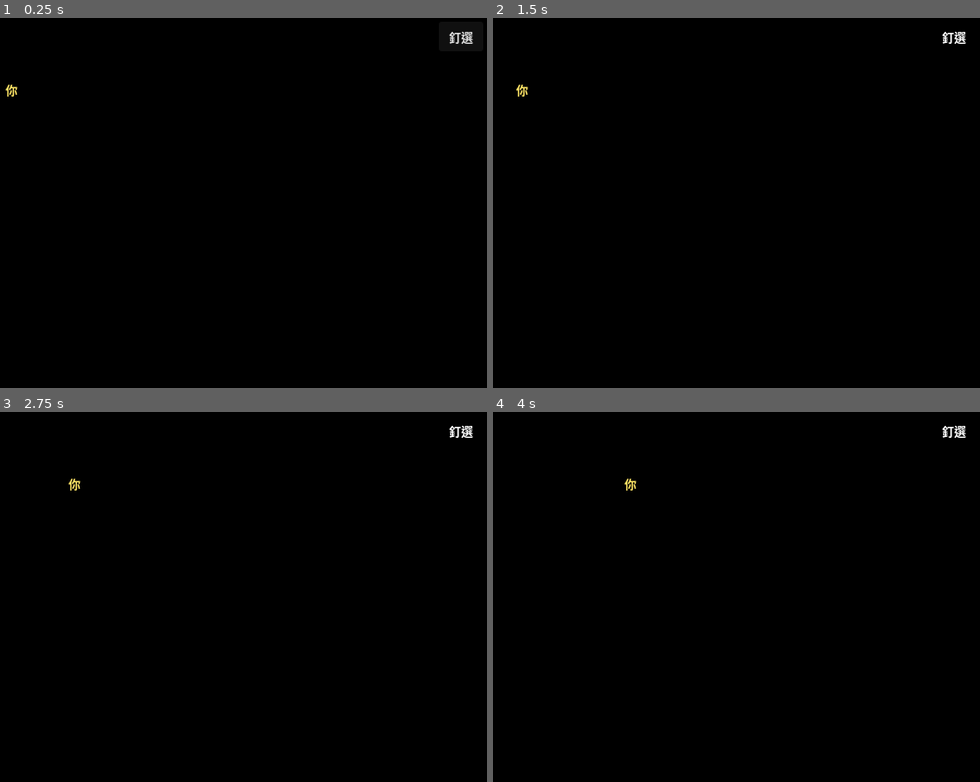
Above: before the commit, frames 1-4 (two rows, left to right).
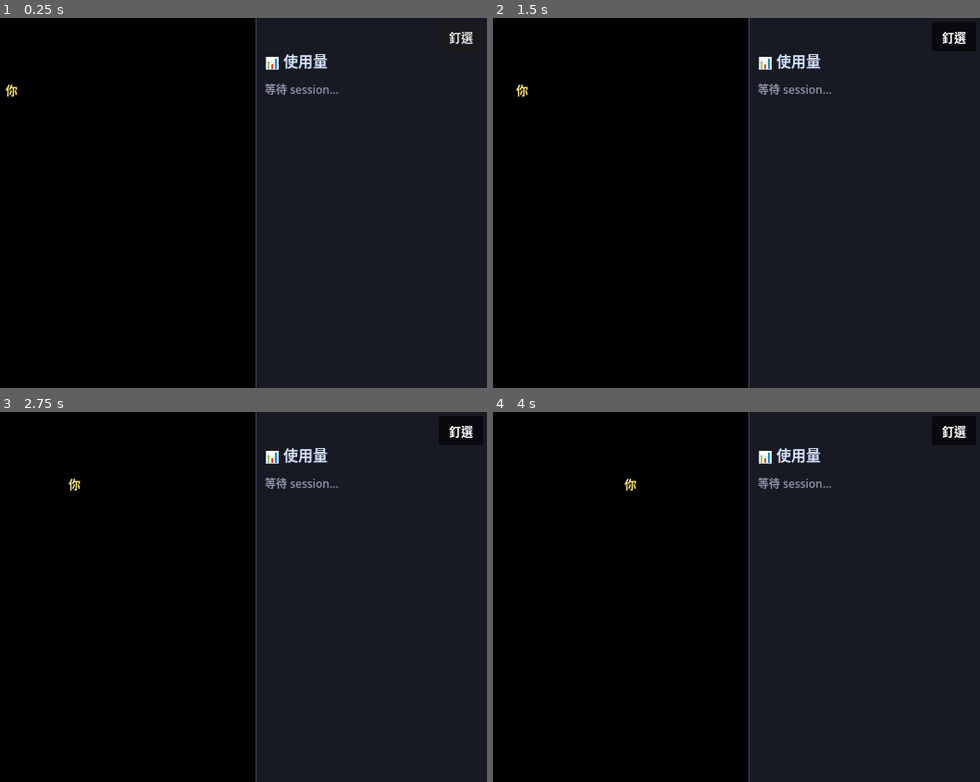
Above: after the commit, the same moments.

Repository: james10120/Deskbots
Game: Godot game, scene res://main.tscn
Two runs of this game, one before a commit and one after it. Both use one fixed random seed, a clock stepped at 60 frames per second and the inputs below.
Inputs (mouse positions are in pixels of both pictures, inside the frame that each line leads up to):
- Up to frame 1 (0.25 s): no input
- Up to frame 2 (1.5 s): click "釘選" at 0.5 s; tap Enter at 1.25 s; move the mouse to (814, 184) at 1.27 s; hold Right (ui_right) from 1.28 s (still down); click (814, 184) at 1.42 s
- Up to frame 3 (2.75 s): release Right (ui_right) at 2 s; drag from (73, 615) to (160, 671) at 2.02 s
- Up to frame 4 (4 s): tap Space at 2.75 s; move the mouse to (741, 515) at 2.77 s; hold Right (ui_right) 2.78-3.5 s; click (741, 515) at 2.92 s; drag from (653, 671) to (507, 541) at 3.52 s

The runs differ from the first frame. In frame 1, 47% of the frame differs, in the area x 52-100%, y 0-100%; in frame 2, 47%; in frame 3, 47%; in frame 4, 47%.

Commit message:
右側 token 用量面板 + 乾淨安裝/還原生命週期
- usage_poll.py：背景增量解析各 session transcript，算 in/out/cache
  tokens、回合、context 佔用 → runtime/usage.json
- main.gd：視窗加寬，右側內嵌用量面板（每卡狀態色點/tokens/回合/
  context 進度條 + 合計），點卡片＝跳到對應 session
- apply_settings.py：改非破壞性合併 + 對稱可逆 --remove，statusLine
  原值存 _funaiPrevStatusLine 移除時還原
- run_funai.cmd/.ps1：開→用→關生命週期，try/finally 保證關閉後
  停背景行程、還原全域設定、清 runtime，不汙染現有環境

Co-Authored-By: Claude Opus 4.8 <noreply@anthropic.com>

Diff:
--- a/godot/main.gd
+++ b/godot/main.gd
@@ -9,7 +9,13 @@
 const ROW_PHONE := 6   # 第7列：等待滑手機（12 格，正面）
 const ROW_READ := 7    # 第8列：休息看書（12 格，正面）
 const SESSIONS_DIR := "D:/Work/FunAI/runtime/sessions"
+const USAGE_FILE := "D:/Work/FunAI/runtime/usage.json"
 const TILED_DIR := "D:/Work/FunAI/assets/tiled/"
+
+# 右側使用量數據面板
+const PANEL_W := 250            # 面板寬（視窗在地圖右側多出這麼寬）
+const CONTEXT_MAX := 200000.0   # context 進度條的分母（超過就滿格、另顯真實數字）
+const USAGE_REFRESH := 1.0      # 面板多久刷新一次（秒）
 
 # 時間衰減（秒）：沒有「中斷」hook，靠 ts 變舊自我修正
 const DONE_DECAY := 5.0       # done 顯示一下就回 idle
@@ -81,6 +87,8 @@
 var _detail_dragging := false
 var _detail_drag_off := Vector2i()
 var _file_dialog: FileDialog   # 點空椅 → 選資料夾 → 開新 PowerShell+claude
+var _usage_box: VBoxContainer  # 右側數據面板的卡片容器（每次刷新重建內容）
+var _usage_t := 0.0            # 數據面板刷新計時
 
 func _input(event: InputEvent) -> void:
 	# 左鍵：點機器人→顯示進度氣泡；點空白→拖曳整個視窗
@@ -182,9 +190,11 @@
 		_draw_grid()
 		return
 	_make_player()
+	_build_usage_panel()
 	_make_pin_button()
 	_build_file_dialog()
 	_scan()   # 立即掃一次
+	_refresh_usage()
 
 func _process(delta: float) -> void:
 	_poll_t += delta
@@ -215,6 +225,12 @@
 			_refresh_detail()
 	elif _detail_win.visible and (_selected == "" or not _robots.has(_selected)):
 		_detail_win.hide()
+	# 右側數據面板：定期刷新（讀 usage.json）
+	if not _debug_mode and _usage_box != null:
+		_usage_t -= delta
+		if _usage_t <= 0.0:
+			_usage_t = USAGE_REFRESH
+			_refresh_usage()
 
 func _build_detail_window() -> void:
 	_detail_win = Window.new()
@@ -595,6 +611,184 @@
 func _on_pin_toggled(on: bool) -> void:
 	get_window().always_on_top = on
 
+# ── 右側使用量數據面板 ──────────────────────────────────────────
+func _build_usage_panel() -> void:
+	var cl := CanvasLayer.new()
+	add_child(cl)
+	var win := get_window().size
+	var panel := PanelContainer.new()
+	panel.position = Vector2(win.x - PANEL_W, 0)
+	panel.size = Vector2(PANEL_W, win.y)
+	var sb := StyleBoxFlat.new()
+	sb.bg_color = Color(0.10, 0.11, 0.15, 0.92)
+	sb.border_width_left = 1
+	sb.border_color = Color(0.26, 0.30, 0.42, 1.0)
+	sb.set_content_margin_all(10)
+	sb.content_margin_top = 34          # 讓出右上角的「釘選」鈕
+	panel.add_theme_stylebox_override("panel", sb)
+	cl.add_child(panel)
+	var outer := VBoxContainer.new()
+	outer.add_theme_constant_override("separation", 10)
+	panel.add_child(outer)
+	var title := Label.new()
+	title.text = "📊 使用量"
+	title.add_theme_font_size_override("font_size", 16)
+	title.add_theme_color_override("font_color", Color(0.82, 0.88, 1.0))
+	outer.add_child(title)
+	var scroll := ScrollContainer.new()
+	scroll.horizontal_scroll_mode = ScrollContainer.SCROLL_MODE_DISABLED
+	scroll.size_flags_vertical = Control.SIZE_EXPAND_FILL
+	scroll.size_flags_horizontal = Control.SIZE_EXPAND_FILL
+	outer.add_child(scroll)
+	_usage_box = VBoxContainer.new()
+	_usage_box.add_theme_constant_override("separation", 8)
+	_usage_box.size_flags_horizontal = Control.SIZE_EXPAND_FILL
+	scroll.add_child(_usage_box)
+
+func _refresh_usage() -> void:
+	if _usage_box == null:
+		return
+	var usage = _read_json(USAGE_FILE)
+	if usage == null:
+		usage = {}
+	for c in _usage_box.get_children():
+		c.queue_free()
+	# 依座位序排在場 session，畫面穩定不跳動
+	var sids := _robots.keys()
+	sids.sort_custom(func(a, b): return int(_robots[a].seat_idx) < int(_robots[b].seat_idx))
+	var t_in := 0; var t_out := 0; var t_cache := 0; var t_turns := 0
+	var shown := 0
+	for sid in sids:
+		var r = _robots[sid]
+		var u = usage.get(sid, null)
+		var col: Color = STATE_COLOR.get(str(r.state), Color.WHITE)
+		_usage_box.add_child(_usage_card(str(sid), str(r.project), col, u))
+		shown += 1
+		if u != null:
+			t_in += int(u.get("in", 0))
+			t_out += int(u.get("out", 0))
+			t_cache += int(u.get("cache", 0))
+			t_turns += int(u.get("turns", 0))
+	if shown == 0:
+		var empty := Label.new()
+		empty.text = "等待 session…"
+		empty.add_theme_font_size_override("font_size", 12)
+		empty.add_theme_color_override("font_color", Color(0.55, 0.58, 0.66))
+		_usage_box.add_child(empty)
+		return
+	# 合計列
+	var sep := HSeparator.new()
+	_usage_box.add_child(sep)
+	var tot := VBoxContainer.new()
+	tot.add_theme_constant_override("separation", 1)
+	var h := Label.new()
+	h.text = "合計 · %d session" % shown
+	h.add_theme_font_size_override("font_size", 12)
+	h.add_theme_color_override("font_color", Color(0.78, 0.82, 0.9))
+	tot.add_child(h)
+	var l := Label.new()
+	l.text = "in %s  out %s" % [_fmt_tok(t_in), _fmt_tok(t_out)]
+	l.add_theme_font_size_override("font_size", 12)
+	l.add_theme_color_override("font_color", Color(0.62, 0.66, 0.74))
+	tot.add_child(l)
+	var l2 := Label.new()
+	l2.text = "cache %s  ·  %d 回合" % [_fmt_tok(t_cache), t_turns]
+	l2.add_theme_font_size_override("font_size", 12)
+	l2.add_theme_color_override("font_color", Color(0.62, 0.66, 0.74))
+	tot.add_child(l2)
+	_usage_box.add_child(tot)
+
+func _on_usage_card_input(event: InputEvent, sid: String) -> void:
+	if event is InputEventMouseButton and event.button_index == MOUSE_BUTTON_LEFT and event.pressed:
+		if _robots.has(sid):
+			_on_robot_click(sid)   # 與點機器人一致：開/關該 session 對話卡
+			_refresh_usage()       # 立即更新卡片高亮
+
+func _usage_card(sid: String, project: String, col: Color, u) -> Control:
+	var card := PanelContainer.new()
+	var sb := StyleBoxFlat.new()
+	# 被點選的 session 卡片高亮邊框，呼應對話框正在看的對象
+	sb.bg_color = Color(0.17, 0.20, 0.28, 1.0) if sid == _selected else Color(0.14, 0.15, 0.20, 1.0)
+	if sid == _selected:
+		sb.set_border_width_all(1)
+		sb.border_color = Color(0.45, 0.6, 0.95, 1.0)
+	sb.set_corner_radius_all(8)
+	sb.set_content_margin_all(8)
+	card.add_theme_stylebox_override("panel", sb)
+	# 點卡片 = 跳到對應 session（同點機器人：開/關該 session 的對話卡）
+	card.mouse_filter = Control.MOUSE_FILTER_STOP
+	card.mouse_default_cursor_shape = Control.CURSOR_POINTING_HAND
+	card.gui_input.connect(func(e): _on_usage_card_input(e, sid))
+	var vb := VBoxContainer.new()
+	vb.add_theme_constant_override("separation", 3)
+	card.add_child(vb)
+	# 標題列：狀態色點 + 專案名
+	var hb := HBoxContainer.new()
+	hb.add_theme_constant_override("separation", 6)
+	var dot := ColorRect.new()
+	dot.color = col
+	dot.custom_minimum_size = Vector2(9, 9)
+	dot.size_flags_vertical = Control.SIZE_SHRINK_CENTER
+	hb.add_child(dot)
+	var name := Label.new()
+	name.text = project
+	name.add_theme_font_size_override("font_size", 13)
+	name.add_theme_color_override("font_color", Color(0.92, 0.94, 1.0))
+	name.clip_text = true
+	name.size_flags_horizontal = Control.SIZE_EXPAND_FILL
+	hb.add_child(name)
+	vb.add_child(hb)
+	if u == null:
+		var dash := Label.new()
+		dash.text = "—"
+		dash.add_theme_font_size_override("font_size", 12)
+		dash.add_theme_color_override("font_color", Color(0.5, 0.53, 0.6))
+		vb.add_child(dash)
+		return card
+	# tokens：in / out
+	var toks := Label.new()
+	toks.text = "in %s   out %s" % [_fmt_tok(int(u.get("in", 0))), _fmt_tok(int(u.get("out", 0)))]
+	toks.add_theme_font_size_override("font_size", 12)
+	toks.add_theme_color_override("font_color", Color(0.68, 0.72, 0.8))
+	vb.add_child(toks)
+	# cache + 回合
+	var meta := Label.new()
+	meta.text = "cache %s   ·   %d 回合" % [_fmt_tok(int(u.get("cache", 0))), int(u.get("turns", 0))]
+	meta.add_theme_font_size_override("font_size", 11)
+	meta.add_theme_color_override("font_color", Color(0.55, 0.58, 0.66))
+	vb.add_child(meta)
+	# context 佔用條
+	var ctx := int(u.get("context_now", 0))
+	var clab := Label.new()
+	clab.text = "context %s / %s" % [_fmt_tok(ctx), _fmt_tok(int(CONTEXT_MAX))]
+	clab.add_theme_font_size_override("font_size", 11)
+	clab.add_theme_color_override("font_color", Color(0.6, 0.64, 0.72))
+	vb.add_child(clab)
+	var pb := ProgressBar.new()
+	pb.max_value = CONTEXT_MAX
+	pb.value = clamp(float(ctx), 0.0, CONTEXT_MAX)
+	pb.show_percentage = false
+	pb.custom_minimum_size = Vector2(0, 8)
+	var bg := StyleBoxFlat.new()
+	bg.bg_color = Color(0.08, 0.09, 0.12, 1.0)
+	bg.set_corner_radius_all(4)
+	var fill := StyleBoxFlat.new()
+	# context 越滿越偏紅，提醒快爆
+	var frac: float = clamp(float(ctx) / CONTEXT_MAX, 0.0, 1.0)
+	fill.bg_color = Color(0.35, 0.7, 0.45).lerp(Color(0.9, 0.4, 0.35), frac)
+	fill.set_corner_radius_all(4)
+	pb.add_theme_stylebox_override("background", bg)
+	pb.add_theme_stylebox_override("fill", fill)
+	vb.add_child(pb)
+	return card
+
+func _fmt_tok(n: int) -> String:
+	if n >= 1000000:
+		return "%.1fM" % (n / 1000000.0)
+	if n >= 1000:
+		return "%.1fk" % (n / 1000.0)
+	return str(n)
+
 func _make_player() -> void:
 	var node := Node2D.new()
 	var spr := Sprite2D.new()
@@ -691,7 +885,8 @@
 	var tw := int(m["tilewidth"])
 	_map_w = int(m["width"])
 	_map_h = int(m["height"])
-	get_window().size = Vector2i(int(_map_w * tw * SCALE), int(_map_h * tw * SCALE))
+	# 視窗寬 = 地圖寬 + 右側數據面板寬（地圖照舊畫在左側 0 起）
+	get_window().size = Vector2i(int(_map_w * tw * SCALE) + PANEL_W, int(_map_h * tw * SCALE))
 	# 載入 tileset 紋理
 	var tsets := []
 	for ts in m["tilesets"]:
Not shown, changed: README.md
Not shown, changed: app/apply_settings.py
Not shown, added: app/run_funai.cmd
Not shown, added: app/run_funai.ps1
Not shown, changed: app/start_map.cmd
Not shown, added: app/usage_poll.py
